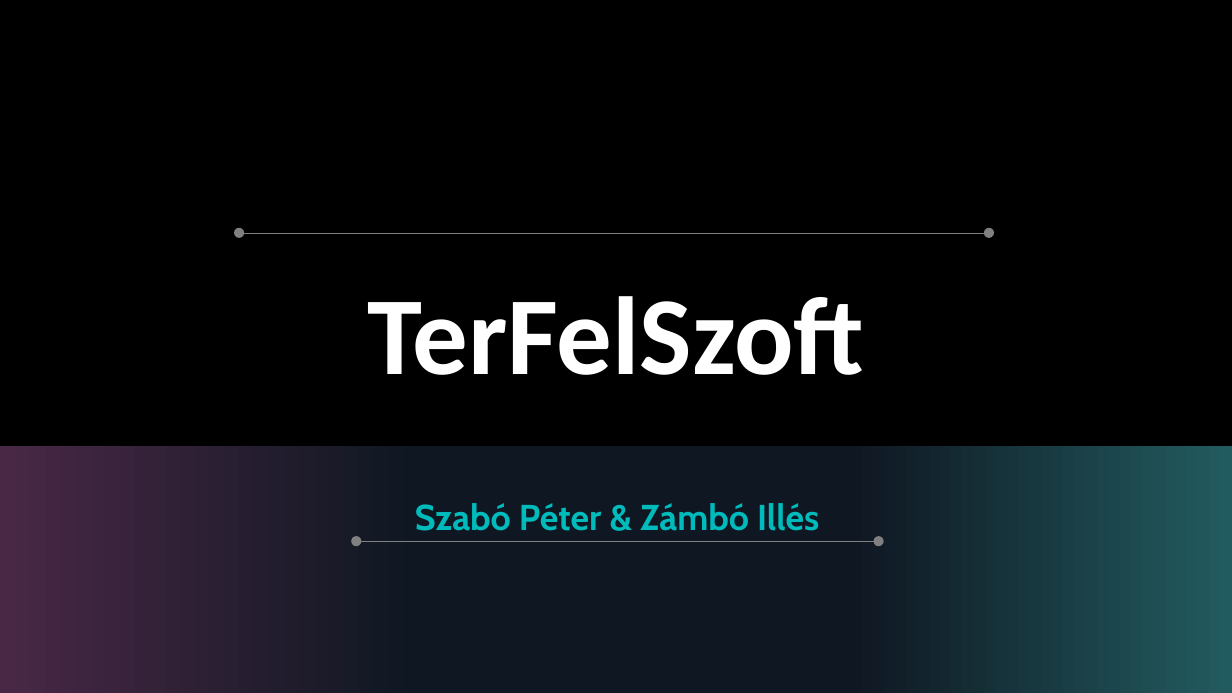
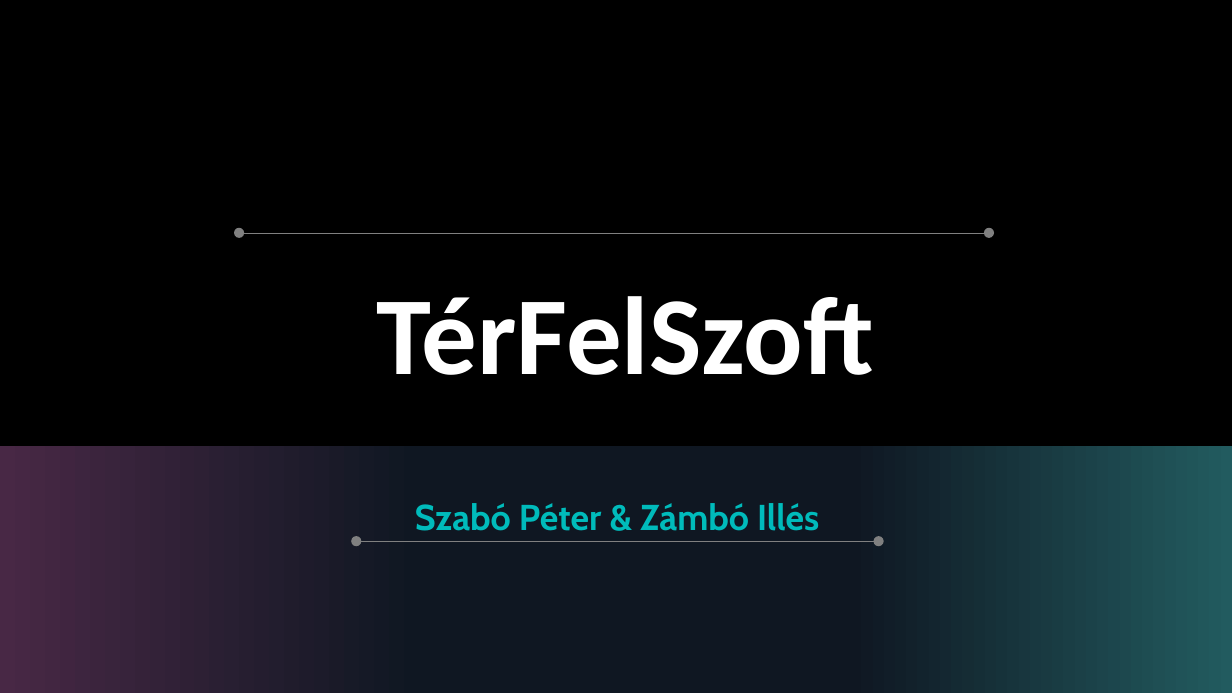
Before and after one commit to zamboilles21/terfelszinszamitas, a slide deck: slide 1 of documentation/PPT/TerFelSzoft.pptx. Drawn at 1232x693 pixels with LibreOffice and Linux fonts; fonts in the diff are those of the drawing; background and template pictures are left out. Boxes give left, top, right and bottom in pixels: in the first picture for what was removed or moved away, otherwise in the second. Text is boxed around its words. In the diff, an @@ line names an element or a change of style, - is before the commit and + after.

Commit message:
PPT javítás

```diff
--- a/documentation/PPT/TerFelSzoft.pptx
+++ b/documentation/PPT/TerFelSzoft.pptx
@@ title at [377, 296, 874, 375]: text changed @@
-TerFelSzoft
+TérFelSzoft
```
